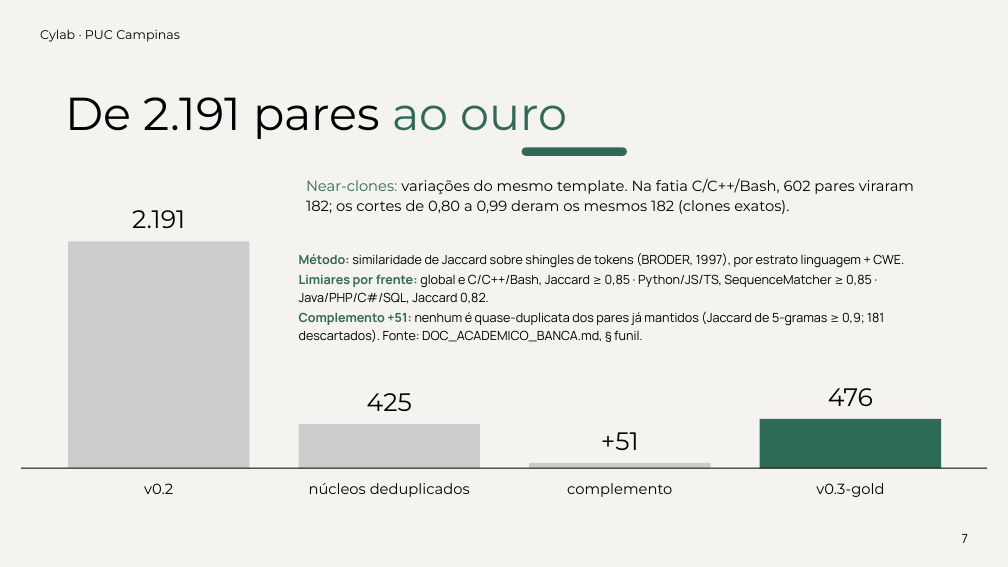
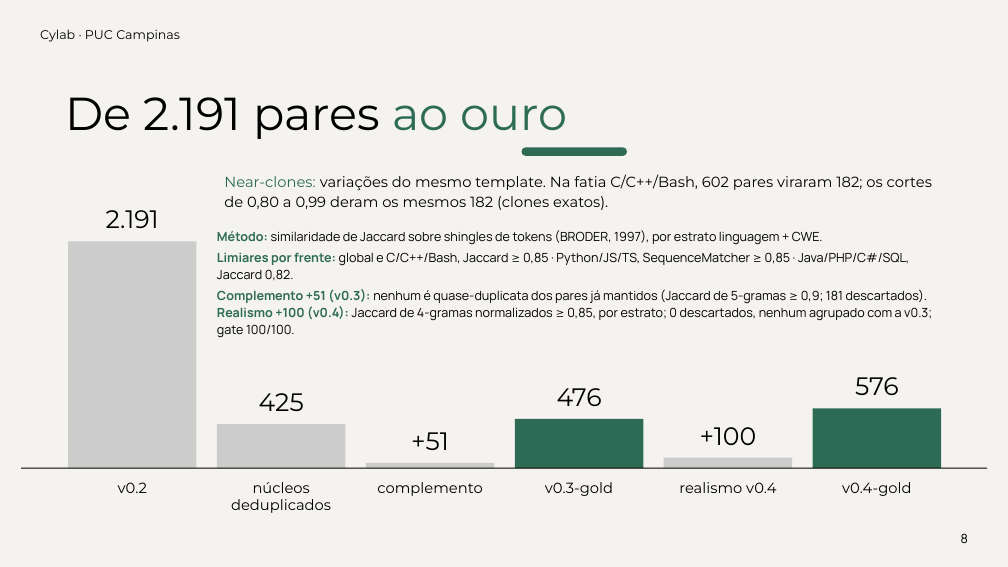
Before and after one commit to ArthurAlcausa/cylab-dataset, a slide deck: slide 8 of seminar/CYLAB_SEMINARIO_PUC.pptx (slide 7 before the commit). Drawn at 1008x567 pixels with LibreOffice and Linux fonts; fonts in the diff are those of the drawing. Boxes give left, top, right and bottom in pixels: in the first picture for what was removed or moved away, otherwise in the second. Text is boxed around its words. In the diff, an @@ line names an element or a change of style, - is before the commit and + after.

Commit message:
seminar: slides PUC v0.4-gold (576 pares, metodologia, diagrama)
Atualiza PPTX+PDF do seminário: v0.4-gold, slide de metodologia,
funil +100 realismo, arquitetura com logos sem banner FINAL.

```diff
--- a/seminar/CYLAB_SEMINARIO_PUC.pptx
+++ b/seminar/CYLAB_SEMINARIO_PUC.pptx
@@ text "Near-clones: variações do mesmo template. ..." rewrapped from bbox=[306, 178, 914, 214] to bbox=[224, 174, 932, 210] @@
@@ text "2.191": place and size @@
-text "2.191" at bbox=[132, 210, 185, 228]
+text "2.191" at bbox=[106, 210, 159, 228]
@@ text "Método: similaridade de Jaccard sobre ...": place and size @@
-text "Método: similaridade de Jaccard sobre ..." at bbox=[299, 253, 904, 342]
+text "Método: similaridade de Jaccard sobre ..." at bbox=[217, 230, 932, 338]
@@ rectangle: place and size @@
-rectangle at bbox=[68, 241, 250, 468]
+rectangle at bbox=[68, 241, 197, 468]
@@ text at bbox=[217, 289, 932, 338]: text changed @@
-Complemento +51: nenhum é quase-duplicata dos pares já mantidos (Jaccard de 5-gramas ≥ 0,9; 181 descartados). Fonte: DOC_ACADEMICO_BANCA.md, § funil.
+Complemento +51 (v0.3): nenhum é quase-duplicata dos pares já mantidos (Jaccard de 5-gramas ≥ 0,9; 181 descartados).
+Realismo +100 (v0.4): Jaccard de 4-gramas normalizados ≥ 0,85, por estrato; 0 descartados, nenhum agrupado com a v0.3; gate 100/100.
@@ text "425": place and size @@
-text "425" at bbox=[367, 393, 412, 411]
+text "425" at bbox=[259, 393, 304, 411]
@@ text "476": place and size @@
-text "476" at bbox=[828, 388, 873, 406]
+text "476" at bbox=[557, 388, 602, 406]
@@ text added at bbox=[855, 377, 899, 395], 24 pt, text #000000 @@
+576
@@ rectangle: place and size @@
-rectangle at bbox=[760, 419, 941, 468]
+rectangle at bbox=[515, 419, 644, 468]
@@ rectangle added at bbox=[813, 408, 941, 468], fill #2E6B57 @@
@@ rectangle: place and size @@
-rectangle at bbox=[299, 424, 480, 468]
+rectangle at bbox=[217, 424, 346, 468]
@@ text "+51": place and size @@
-text "+51" at bbox=[601, 432, 639, 450]
+text "+51" at bbox=[411, 432, 449, 450]
@@ text added at bbox=[700, 427, 756, 445], 24 pt, text #000000 @@
++100
@@ text "v0.2": place and size @@
-text "v0.2" at bbox=[144, 483, 173, 494]
+text "v0.2" at bbox=[118, 482, 147, 493]
@@ text "núcleos deduplicados" rewrapped from bbox=[309, 483, 470, 497] to bbox=[231, 482, 331, 513] @@
@@ text "complemento": place and size @@
-text "complemento" at bbox=[567, 483, 672, 497]
+text "complemento" at bbox=[377, 482, 482, 496]
@@ rectangle: place and size @@
-rectangle at bbox=[529, 463, 711, 468]
+rectangle at bbox=[366, 463, 495, 468]
@@ text "v0.3-gold": place and size @@
-text "v0.3-gold" at bbox=[816, 483, 884, 497]
+text "v0.3-gold" at bbox=[545, 482, 613, 496]
@@ rectangle added at bbox=[664, 457, 792, 468], fill #CCCCCC @@
@@ text added at bbox=[679, 482, 776, 493], 14 pt, text #000000 @@
+realismo v0.4
@@ text added at bbox=[842, 482, 912, 496], 14 pt, text #000000 @@
+v0.4-gold
@@ text at bbox=[961, 533, 968, 543]: text changed @@
-7
+8
```
Also in this commit, not shown: 10 other slides changed, 1 slide added, 1 other file.
